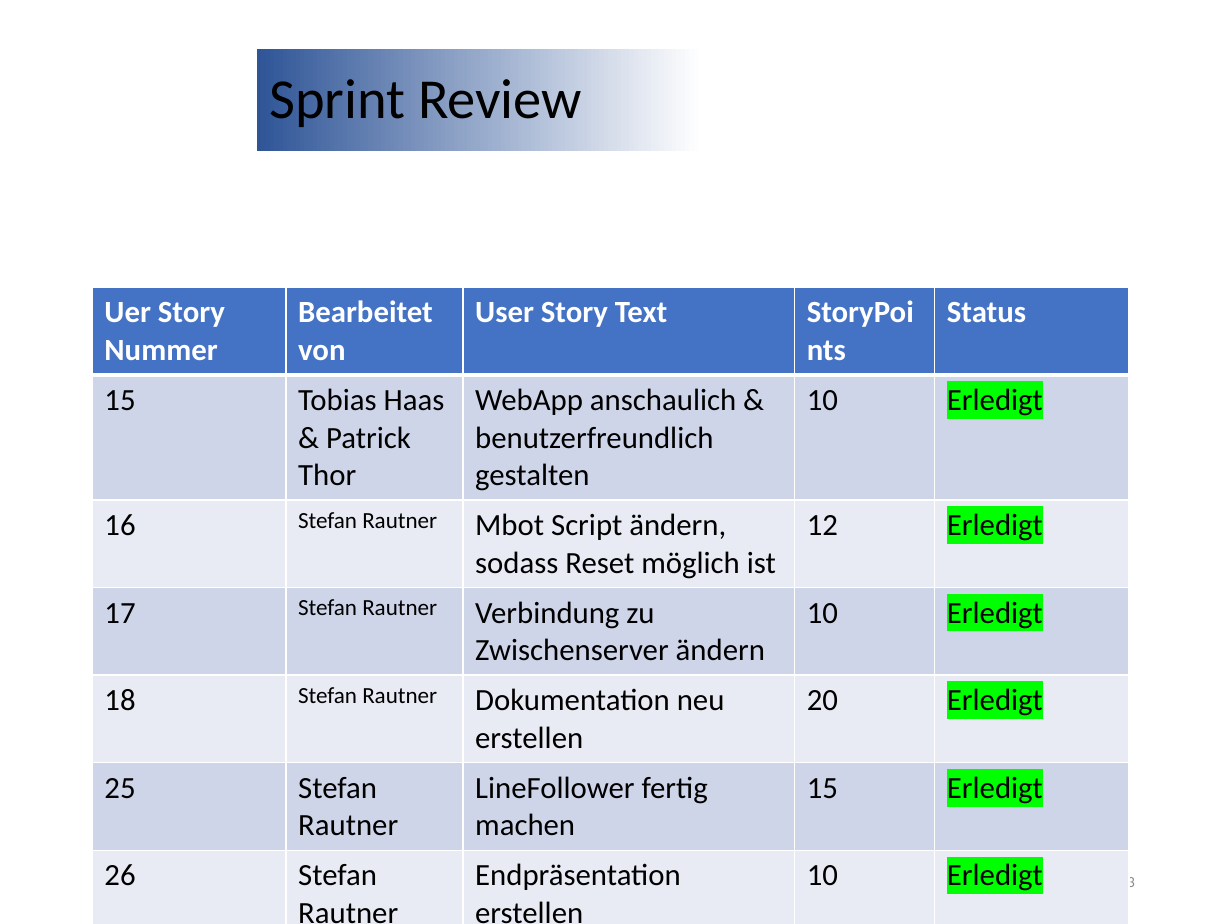
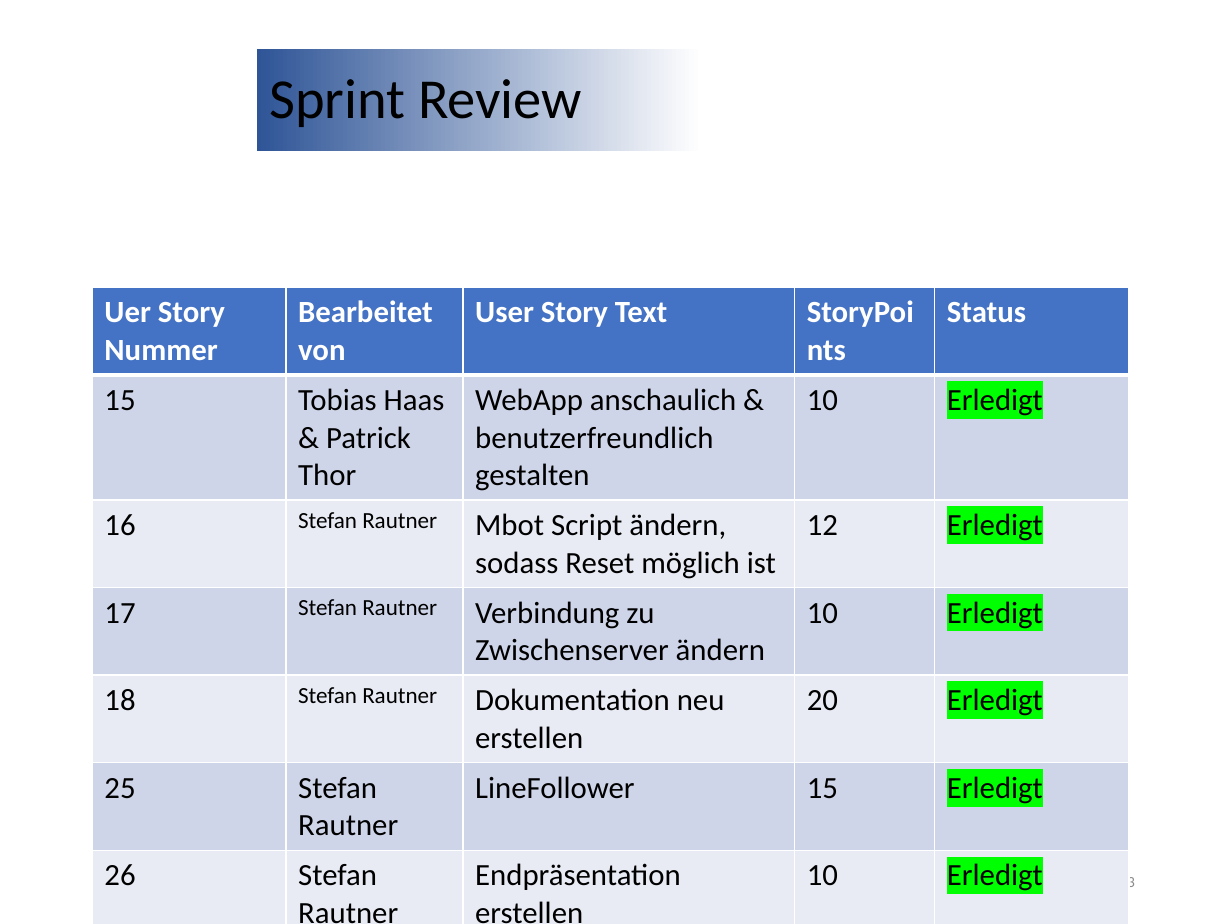
Before and after one commit to StefanRautner/MBotController, a slide deck: slide 3 of Dokumente/SprintReview-5.pptx. Drawn at 1232x924 pixels with LibreOffice and Linux fonts; fonts in the diff are those of the drawing; background and template pictures are left out. Boxes give left, top, right and bottom in pixels: in the first picture for what was removed or moved away, otherwise in the second. Text is boxed around its words. In the diff, an @@ line names an element or a change of style, - is before the commit and + after.

Commit message:
Update Repo to finished Project (except LineFollower?)

```diff
--- a/Dokumente/SprintReview-5.pptx
+++ b/Dokumente/SprintReview-5.pptx
@@ table at (92,287,1130,924) @@
-row 6, column 3: LineFollower fertig machen
+row 6, column 3: LineFollower
```
Also in this commit, not shown: 1 other slide changed, 1 slide added, 2 other files.
